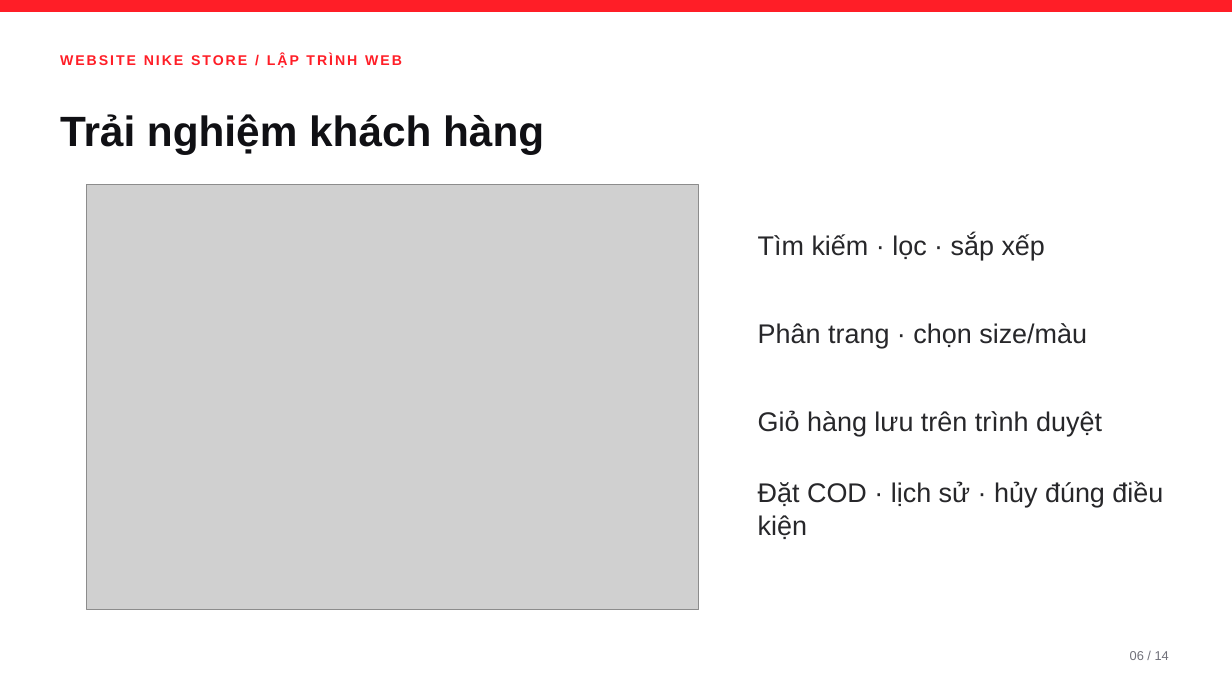
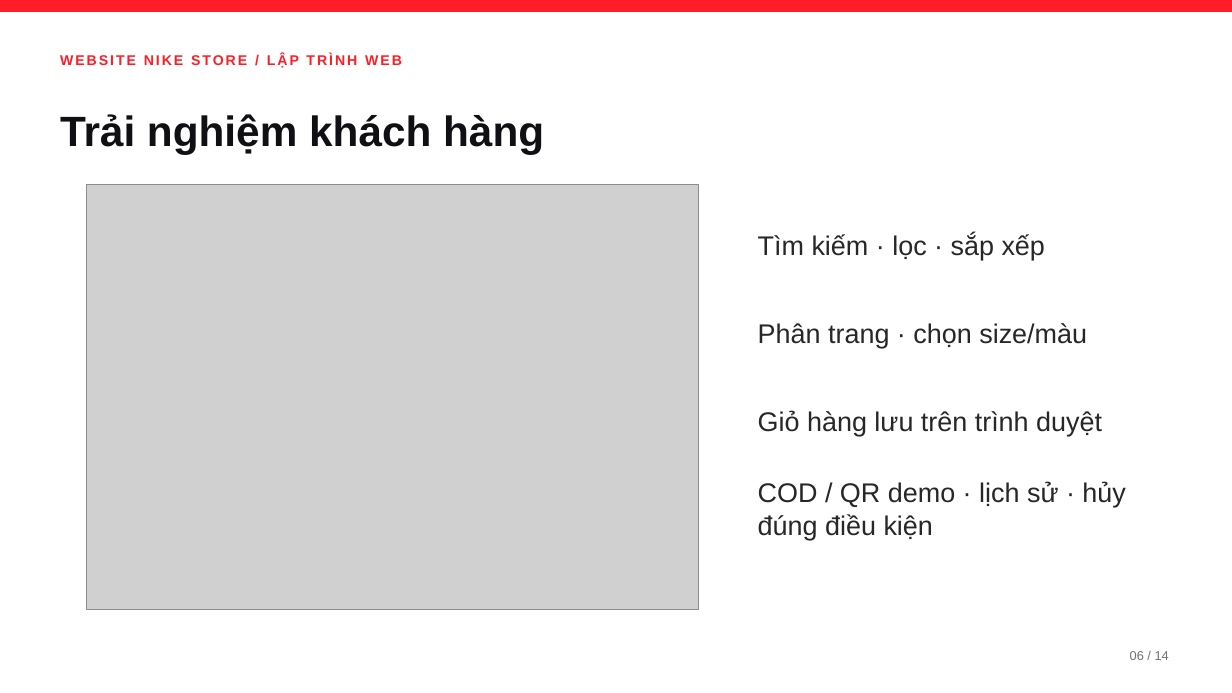
Before and after one commit to mired273mh/nike-store, a slide deck: slide 6 of WEB/docs/Nike-Store-Slides.pptx. Drawn at 1232x693 pixels with LibreOffice and Linux fonts; fonts in the diff are those of the drawing; grey boxes stand for pictures. Boxes give left, top, right and bottom in pixels: in the first picture for what was removed or moved away, otherwise in the second. Text is boxed around its words. In the diff, an @@ line names an element or a change of style, - is before the commit and + after.

Commit message:
Restore demo QR payments and Admin customer email notifications

```diff
--- a/WEB/docs/Nike-Store-Slides.pptx
+++ b/WEB/docs/Nike-Store-Slides.pptx
@@ text at [758, 481, 1125, 540]: text changed @@
-Đặt COD · lịch sử · hủy đúng điều kiện
+COD / QR demo · lịch sử · hủy đúng điều kiện
```
Also in this commit, not shown: 3 other slides changed, 46 other files.
